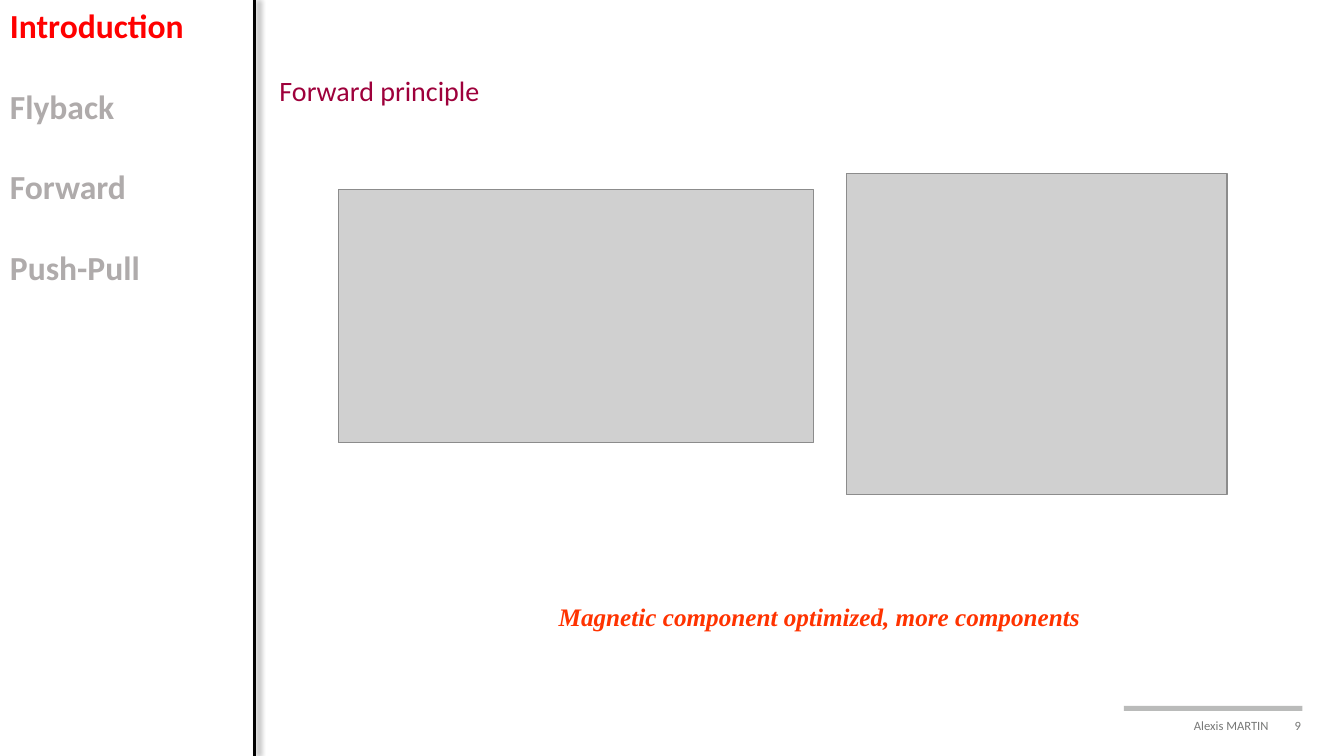
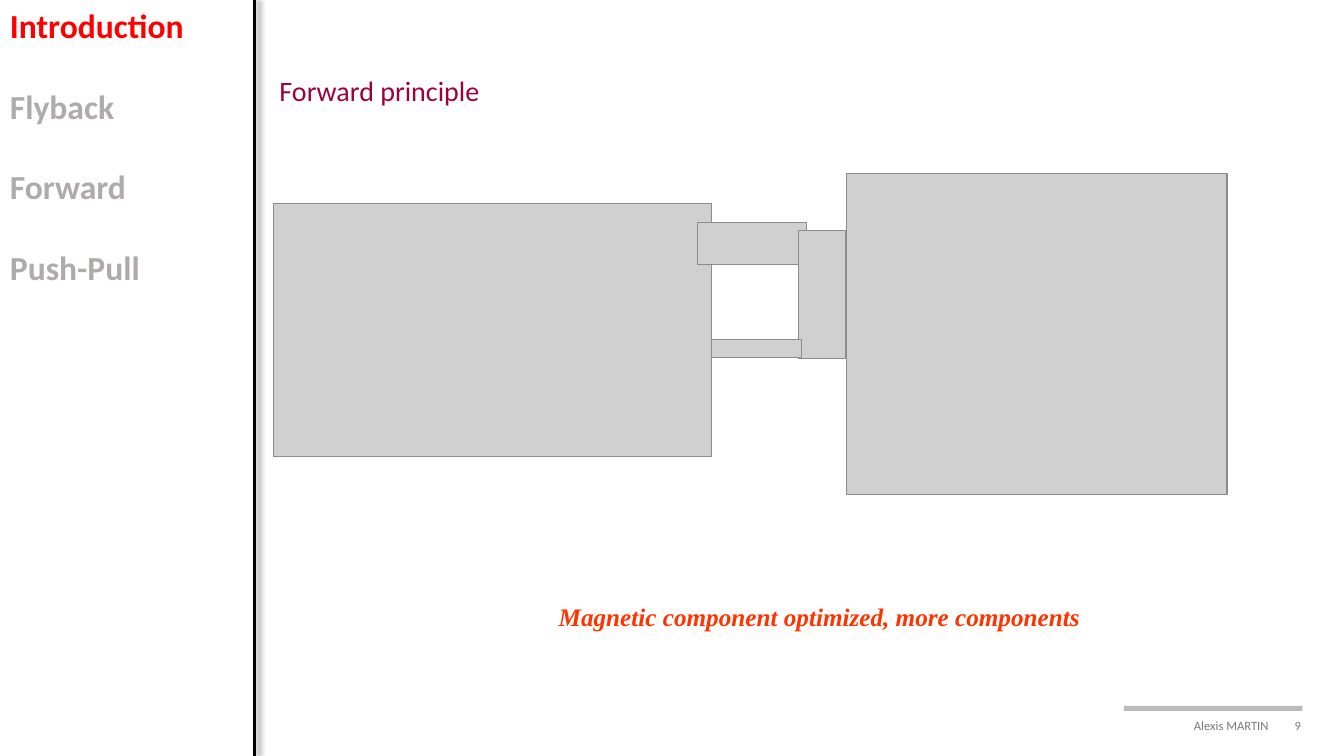
Before and after one commit to alexismartin46/Cours_Electronique_de_Puissance_FISE2, a slide deck: slide 9 of Cours/Cours2_isolated.pptx. Drawn at 1344x756 pixels with LibreOffice and Linux fonts; fonts in the diff are those of the drawing; grey boxes stand for pictures; background and template pictures are left out. Boxes give left, top, right and bottom in pixels: in the first picture for what was removed or moved away, otherwise in the second. Text is boxed around its words. In the diff, an @@ line names an element or a change of style, - is before the commit and + after.

```diff
--- a/Cours/Cours2_isolated.pptx
+++ b/Cours/Cours2_isolated.pptx
@@ picture: place and size @@
-picture at bbox=[338, 190, 814, 443]
+picture at bbox=[273, 203, 712, 456]
@@ picture added at bbox=[698, 222, 807, 264] @@
@@ picture added at bbox=[799, 230, 846, 358] @@
@@ picture added at bbox=[712, 340, 802, 357] @@
```
Also in this commit, not shown: 12 other slides changed, 19 other files.
